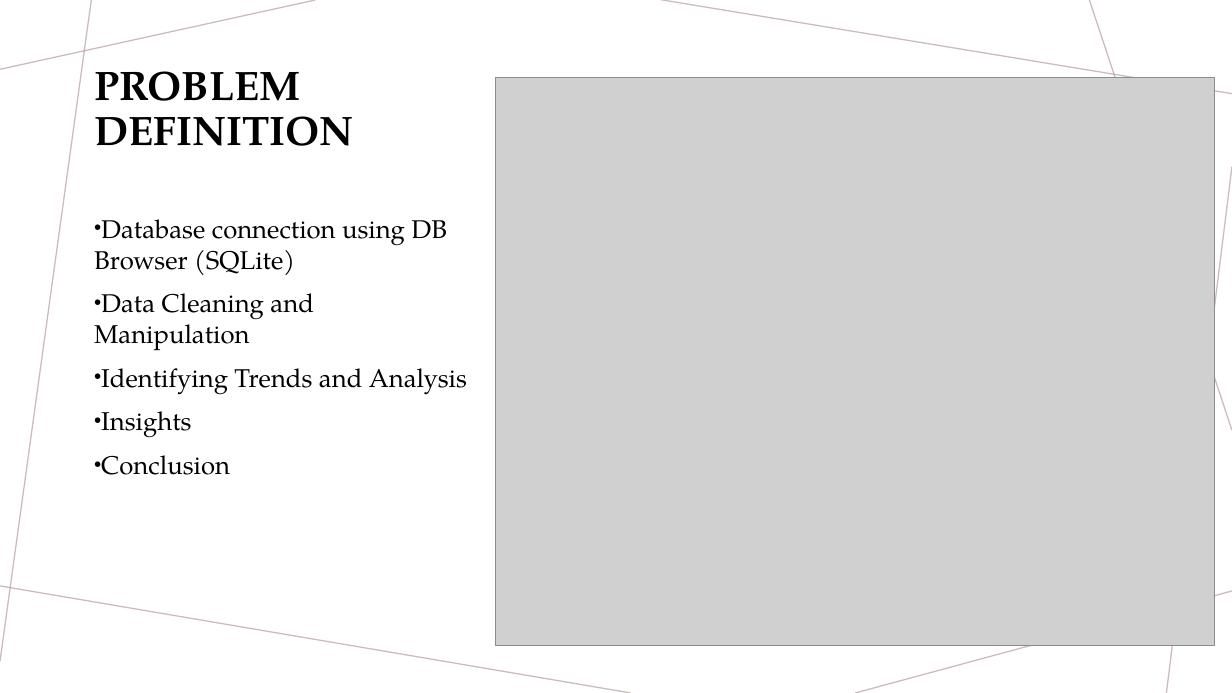
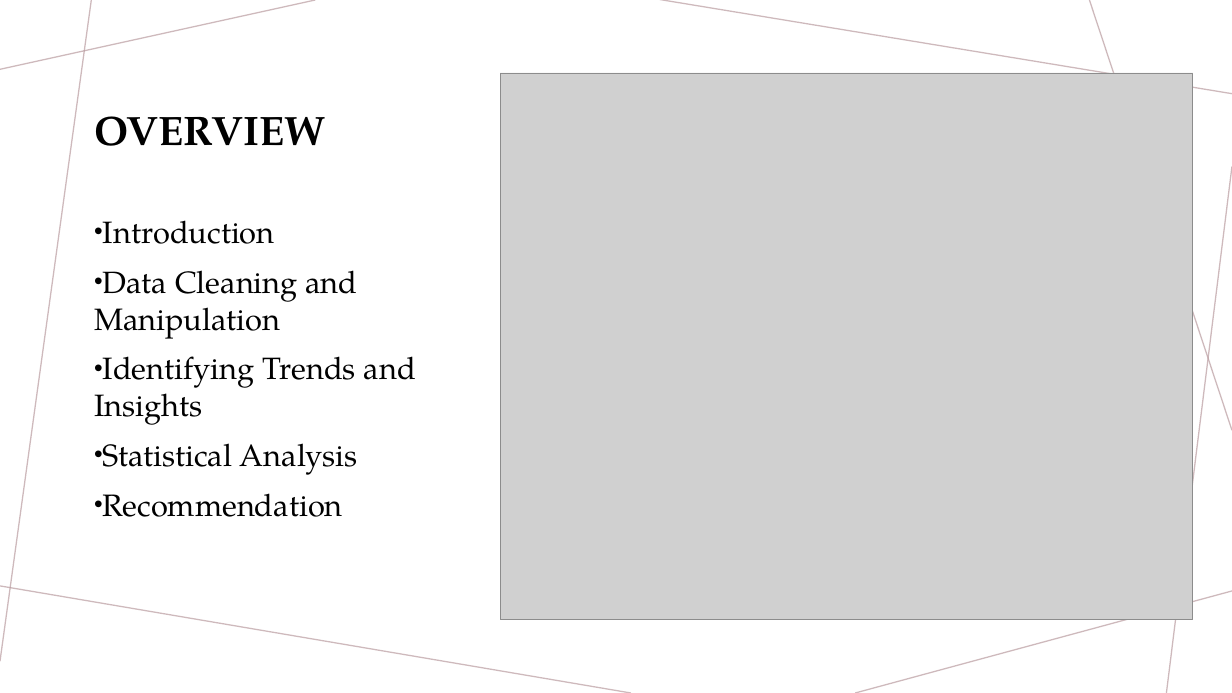
Before and after one commit to salamahalawiye/AdventureWorks, a slide deck: slide 2 of ADVENTUREWORKS SALES ANALYSIS.pptx. Drawn at 1232x693 pixels with LibreOffice and Linux fonts; fonts in the diff are those of the drawing; grey boxes stand for pictures. Boxes give left, top, right and bottom in pixels: in the first picture for what was removed or moved away, otherwise in the second. Text is boxed around its words. In the diff, an @@ line names an element or a change of style, - is before the commit and + after.

```diff
--- a/ADVENTUREWORKS SALES ANALYSIS.pptx
+++ b/ADVENTUREWORKS SALES ANALYSIS.pptx
@@ picture: place and size @@
-picture at [495, 78, 1214, 646]
+picture at [500, 73, 1193, 620]
@@ title at [94, 116, 325, 146]: text changed @@
-PROBLEM DEFINITION
+OVERVIEW
@@ text at [103, 220, 275, 244]: text changed; size 20 to 24 pt @@
-• Database connection using DB Browser (SQLite)
+• Introduction
@@ text at [94, 270, 358, 339]: size 20 to 24 pt in "Data Cleaning and Manipulation" @@
@@ text at [94, 356, 416, 517]: text changed; size 20 to 24 pt @@
-• Identifying Trends and Analysis
-• Insights
-• Conclusion
+• Identifying Trends and Insights
+• Statistical Analysis
+• Recommendation
```
Also in this commit, not shown: 2 other slides changed, 3 slides added.
